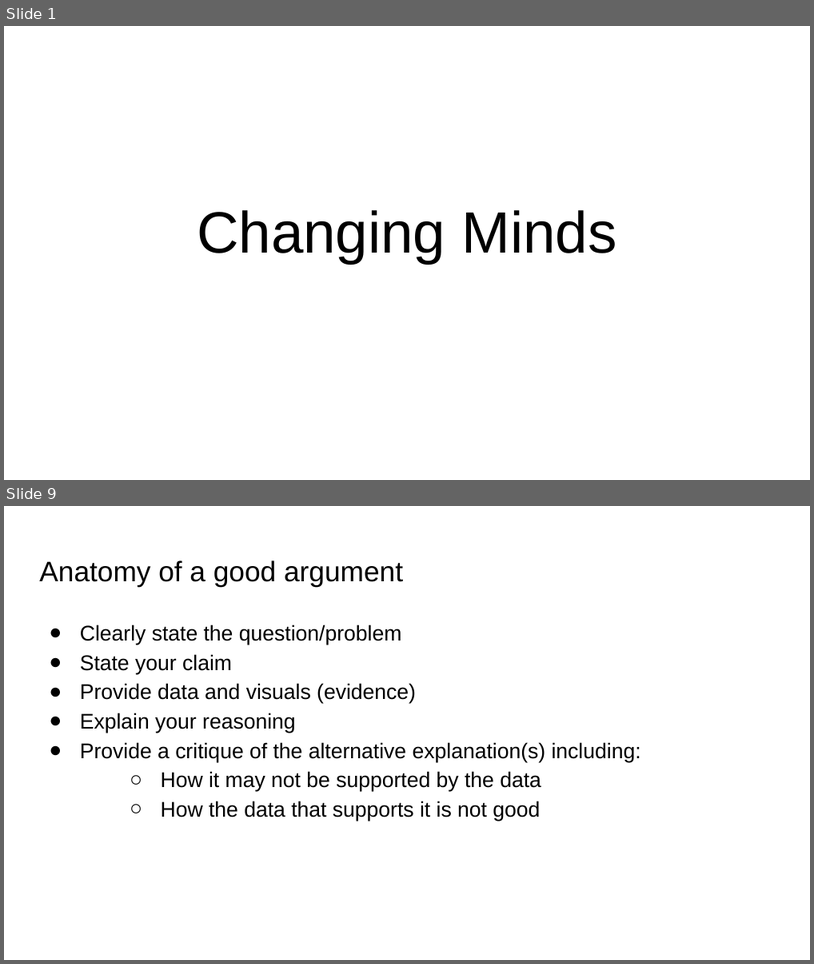
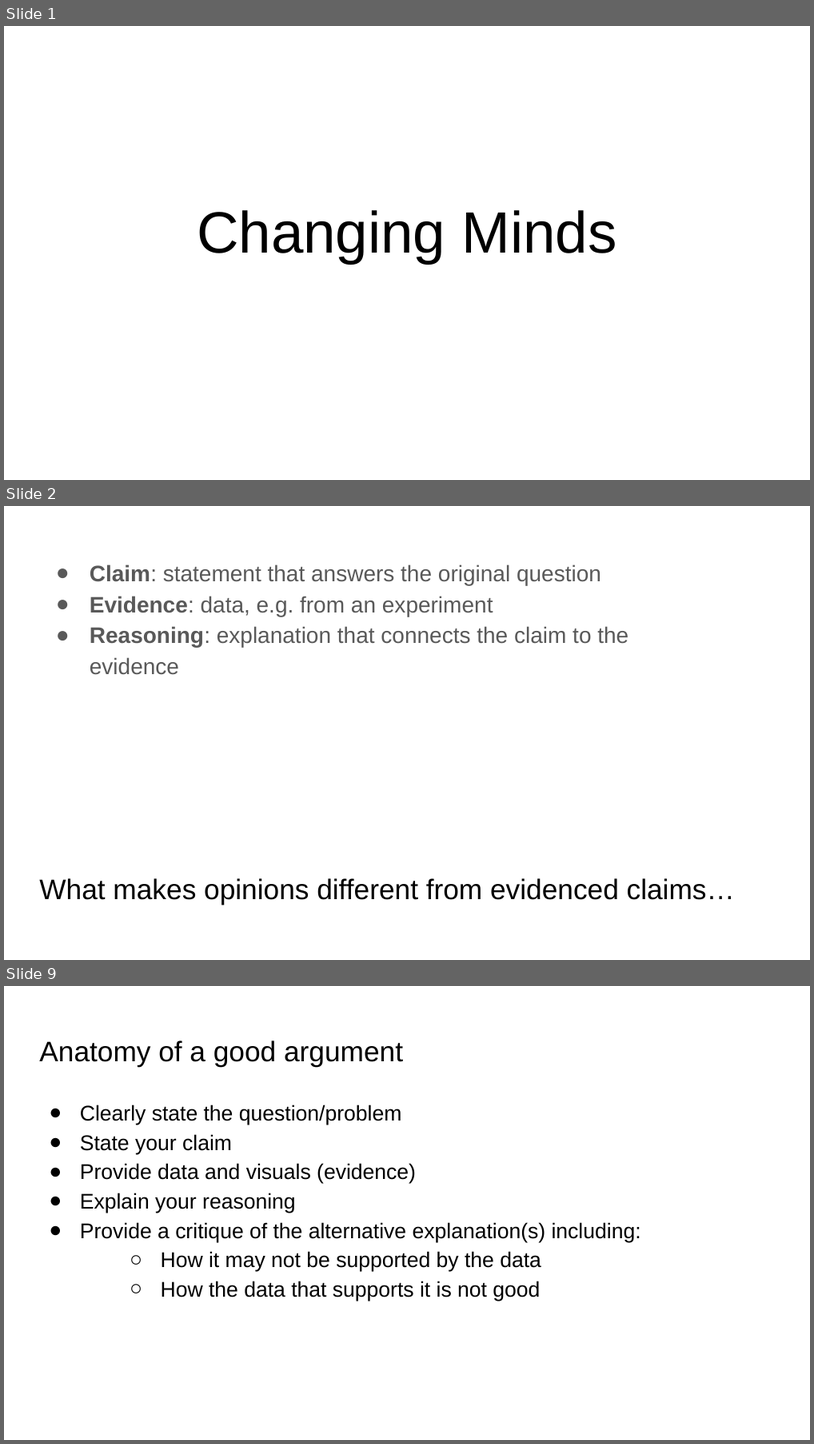
Before and after one commit to uchicago-dsi/data4all, a slide deck: Case 1 - Cholera/Lesson 8/Slides/Lesson_8_Lecture-2.pptx. Shown one above the other, each under a label of ours: slides 1 and 9 before the commit, slides 1, 2 and 9 after it; the slides between them are not shown. The pictures are 814x964 and 814x1444 pixels, drawn with LibreOffice and Linux fonts; fonts in the diff are those of the drawing. Boxes give left, top, right and bottom in pixels: in the first picture for what was removed or moved away, otherwise in the second. Text is boxed around its words. In the diff, an @@ line names an element or a change of style, - is before the commit and + after.

```diff
--- a/Case 1 - Cholera/Lesson 8/Slides/Lesson_8_Lecture-2.pptx
+++ b/Case 1 - Cholera/Lesson 8/Slides/Lesson_8_Lecture-2.pptx
@@ slide 2 added at bbox=[4, 506, 810, 960], background #FFFFFF @@
@@ text added at bbox=[90, 564, 629, 675], 20 pt, text #595959 @@
+● Claim: statement that answers the original question
+● Evidence: data, e.g. from an experiment
+● Reasoning: explanation that connects the claim to the evidence
@@ title added at bbox=[39, 878, 735, 904], 25.2 pt, text #000000 @@
+What makes opinions different from evidenced claims…
```
Also in this commit, not shown: 6 slides changed, 1 other slide added, 2 slides removed, 1 other file.
